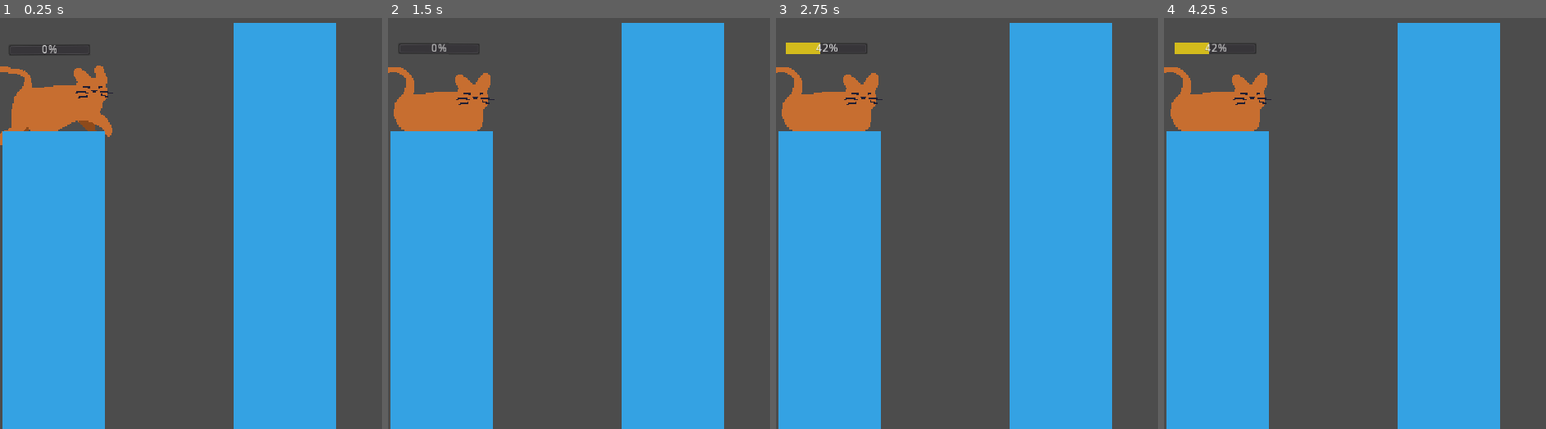
Above: before the commit, frames 1-4 (left to right).
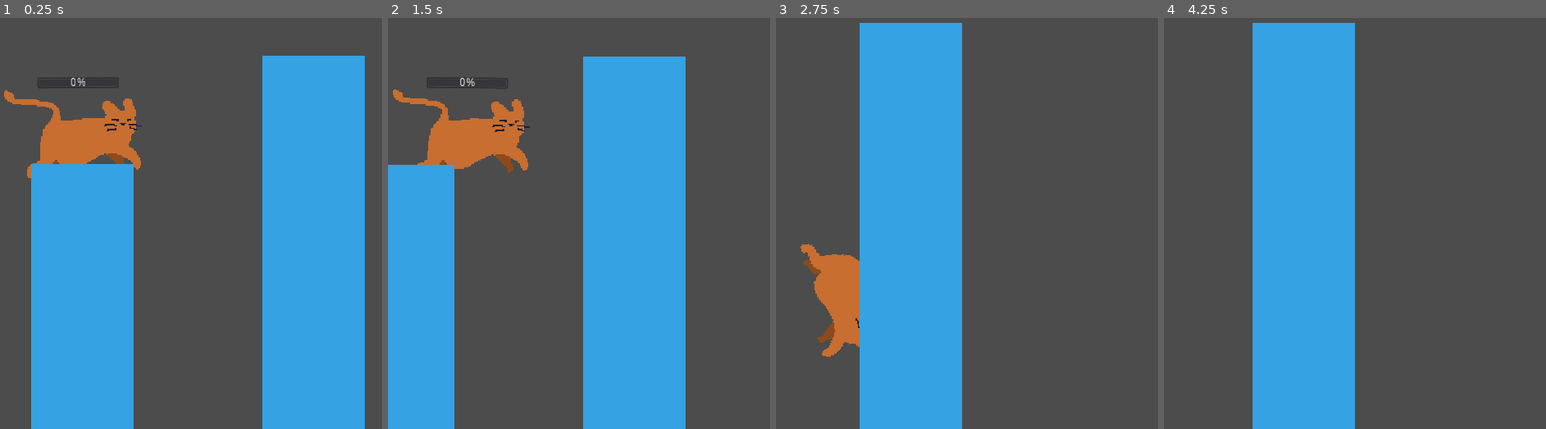
Above: after the commit, the same moments.

Repository: zMenta/Godot-Projects
Game: Godot game, scene res://Scenes/Main.tscn
The game is run twice, just before and just after one commit, with the same random seed, the same clock (stepped at 60 frames per second) and the same inputs.
Inputs (mouse positions are in pixels of both pictures, inside the frame that each line leads up to):
- Up to frame 1 (0.25 s): no input
- Up to frame 2 (1.5 s): move the mouse to (670, 104) at 0.52 s; press the mouse at (670, 104) at 0.53 s; move the mouse to (506, 161) at 1.27 s; release the mouse at (506, 161) at 1.28 s; click (506, 161) at 1.35 s
- Up to frame 3 (2.75 s): move the mouse to (outside the picture) at 2.02 s; press the mouse at (outside the picture) at 2.03 s
- Up to frame 4 (4.25 s): move the mouse to (1339, 252) at 2.77 s; release the mouse at (1339, 252) at 2.78 s; click (1339, 252) at 2.85 s; move the mouse to (1477, 223) at 3.52 s; press the mouse at (1477, 223) at 3.53 s

The runs differ from the first frame. In frame 1, 32% of the frame differs, in the area x 0-96%, y 1-100%; in frame 2, 33%; in frame 3, 67%; in frame 4, 69%, in the area x 0-88%, y 1-100%.

Commit message:
compidi-quest camera work

Diff:
--- a/Compidi's Quest/Scenes/Player.tscn
+++ b/Compidi's Quest/Scenes/Player.tscn
@@ -32,7 +32,6 @@
 
 [node name="Player" type="RigidBody2D"]
 collision_mask = 7
-mass = 3.06122
 physics_material_override = SubResource( 3 )
 gravity_scale = 6.0
 script = ExtResource( 3 )
@@ -60,3 +59,10 @@
 margin_bottom = -55.0
 theme = SubResource( 5 )
 max_value = 1000.0
+
+[node name="Camera2D" type="Camera2D" parent="."]
+offset = Vector2( 150, 0 )
+current = true
+process_mode = 0
+limit_left = -200
+limit_bottom = 720
--- a/Compidi's Quest/Scripts/Block.gd
+++ b/Compidi's Quest/Scripts/Block.gd
@@ -1,4 +1,5 @@
 extends StaticBody2D
+
 
 signal point_made
 
@@ -22,7 +23,3 @@
 
 	if $Area2D.overlaps_body(body):
 		emit_signal("point_made")
-
-
-func move(distance: Vector2):
-	self.position += distance
--- a/Compidi's Quest/Scripts/Main.gd
+++ b/Compidi's Quest/Scripts/Main.gd
@@ -3,9 +3,14 @@
 func _on_point_made():
 	print("point made!")
 
+	$Player.set_sleeping(true)
 
-	$Player.set_sleeping(true)
-#	get_tree().call_group("blocks", "move", distance)
+onready var player = $Player
+
+func _physics_process(delta: float) -> void:
+	print(player.linear_velocity)
+
+
 
 func _on_player_jump(speed_x) -> float:
 	return speed_x
--- a/Compidi's Quest/Scripts/Player.gd
+++ b/Compidi's Quest/Scripts/Player.gd
@@ -1,20 +1,13 @@
 extends RigidBody2D
 
 
-signal player_jumped
-
 var direction : Vector2
 var velocity := 0
-var speed_y := 0
-var speed_x := 0
+var speed_y : float
+var speed_x : float
 
 
-func _ready() -> void:
-	connect("player_jumped", owner, "_on_player_jump")
-
-
-func _process(delta: float) -> void:
-
+func _physics_process(delta: float) -> void:
 	#Animation
 	if linear_velocity.length() > 70:
 		$AnimatedSprite.set_animation("jump")
@@ -28,18 +21,7 @@
 		velocity += 10
 		$ProgressBar.value = velocity
 	if Input.is_action_just_released("m1_click"):
-		speed_y = direction.y * $ProgressBar.value
-		speed_x = direction.x * $ProgressBar.value
-
-		linear_velocity += Vector2(0,speed_y)
-		emit_signal("player_jumped", speed_x)
+		linear_velocity += direction * $ProgressBar.value
 
 		velocity = 0
 		$ProgressBar.value = 0
-
-func move(distance: Vector2):
-	pass
-#	print("cat moved")
-#	print(position)
-#	var new_position = position + distance
-#	self.set_position(new_position)
--- a/Compidi's Quest/project.godot
+++ b/Compidi's Quest/project.godot
@@ -21,6 +21,12 @@
 window/stretch/mode="2d"
 window/stretch/aspect="keep"
 
+[global]
+
+window=false
+screen=false
+scree=false
+
 [input]
 
 m1_click={
